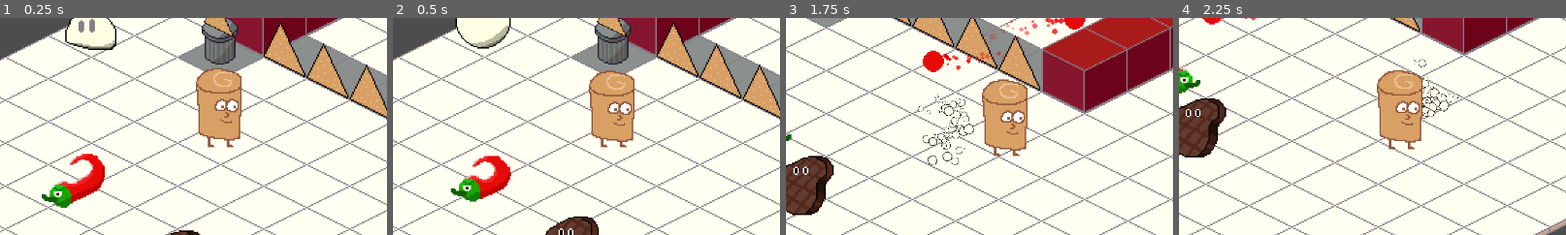
Above: before the commit, frames 1-4 (left to right).
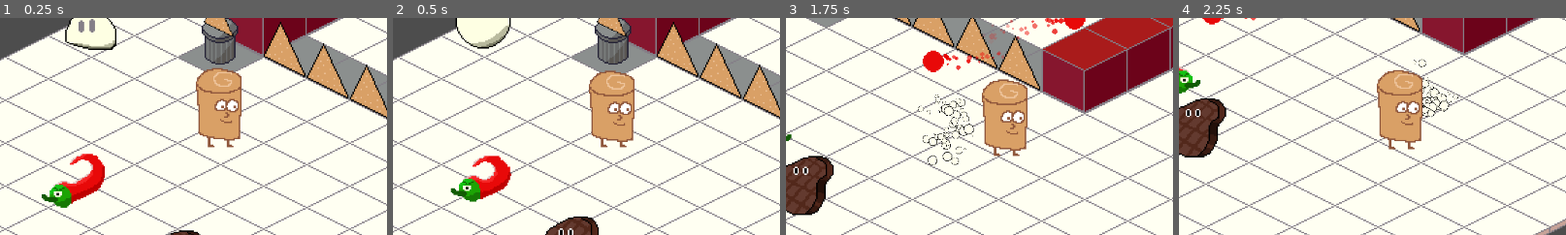
Above: after the commit, the same moments.

Repository: JordanLevy/LudumDare54
Game: Godot game, scene res://Scenes/Game.tscn
Same seed, same stepped clock (60 frames per second), same inputs: the game is played once before the commit and once after it.
Inputs (mouse positions are % of the whole screen's width and height, from its top left):
- Up to frame 1 (0.25 s): no input
- Up to frame 2 (0.5 s): no input
- Up to frame 3 (1.75 s): move the mouse to (72, 45) at 0.52 s; hold Right (ui_right) 0.53-1.28 s; click (72, 45) at 0.6 s; right-click (72, 45) at 0.8 s; move the mouse to (30, 55) at 1.27 s; hold Down (ui_down) from 1.28 s (still down); right-click (30, 55) at 1.35 s; click (30, 55) at 1.55 s
- Up to frame 4 (2.25 s): move the mouse to (60, 28) at 2.02 s; release Down (ui_down) at 2.03 s; hold Right (ui_right) from 2.03 s (still down); click (60, 28) at 2.1 s
The pictures show only the part of the screen within x 22-71%, y 20-70%; the shares and areas given below are measured in that part.

Frames 1-2 are identical in both runs. In frame 3, less than 0.1% of the frame differs, in the area x 36-49%, y 35-67%; in frame 4, nothing differs.

Commit message:
Monsters take knockback

Diff:
--- a/Scripts/CreamProjectile.gd
+++ b/Scripts/CreamProjectile.gd
@@ -6,6 +6,7 @@
 var player: Player
 
 func _ready():
+	knockback = 10
 	player_offset = Vector2(0, -20)
 	ingredient_type = GlobalManager.IngredientType.CREAM
 	player = get_tree().get_root().get_node("Node2D/Player")
--- a/Scripts/Monster.gd
+++ b/Scripts/Monster.gd
@@ -14,6 +14,7 @@
 var flip_threshold = 0.4
 var flip_cooldown = 0.5
 var time_since_last_flip = 0
+var knockback_coefficient = 10
 
 func _ready():
 	player = get_tree().get_root().get_node("Node2D/Player")
@@ -25,6 +26,9 @@
 		despawn()
 	health -= amount
 
+func take_knockback(direction: Vector2, amount: float):
+	move_and_collide(direction * amount * knockback_coefficient)
+
 func despawn():
 	GlobalManager.monster_killed.emit(ingredient_type)
 	queue_free()
@@ -32,6 +36,7 @@
 func _on_hurtbox_body_entered(body):
 	if body is Projectile:
 		take_damage(body.damage)
+		take_knockback(body.velocity.normalized(), body.knockback)
 		body.on_hit()
 
 func _physics_process(delta):
--- a/Scripts/PlayerController.gd
+++ b/Scripts/PlayerController.gd
@@ -35,7 +35,7 @@
 	death_timer = get_node("DeathTimer")
 	ingredients = [15, 15, 15, 5]
 	monster_rewards = [20, 15, 10, 0]
-	projectile_speed = [0, 150, 150, 150]
+	projectile_speed = [1, 150, 150, 150]
 	GlobalManager.monster_killed.connect(on_monster_killed)
 	emit_signal("ingredients_changed", ingredients)
 
@@ -118,9 +118,8 @@
 
 func shoot(ingredient: GlobalManager.IngredientType):
 	var direction = (mouse_position - global_position).normalized()
-
 	var instance = projectile_prefabs[ingredient].instantiate()
-	instance.global_position = global_position + instance.player_offset
+	instance.global_position = global_position
 	instance.velocity = direction * projectile_speed[ingredient]
 	get_parent().add_child(instance)
 
--- a/Scripts/Projectile.gd
+++ b/Scripts/Projectile.gd
@@ -4,6 +4,7 @@
 
 var player_offset = Vector2.ZERO
 var damage = 5
+var knockback = 2
 var ingredient_type = GlobalManager.IngredientType.PLAIN
 
 func _physics_process(delta):
--- a/Scripts/SpiceProjectile.gd
+++ b/Scripts/SpiceProjectile.gd
@@ -5,6 +5,7 @@
 var player: Player
 
 func _ready():
+	knockback = 2
 	player_offset = Vector2(0, -40)
 	ingredient_type = GlobalManager.IngredientType.CREAM
 	player = get_tree().get_root().get_node("Node2D/Player")
